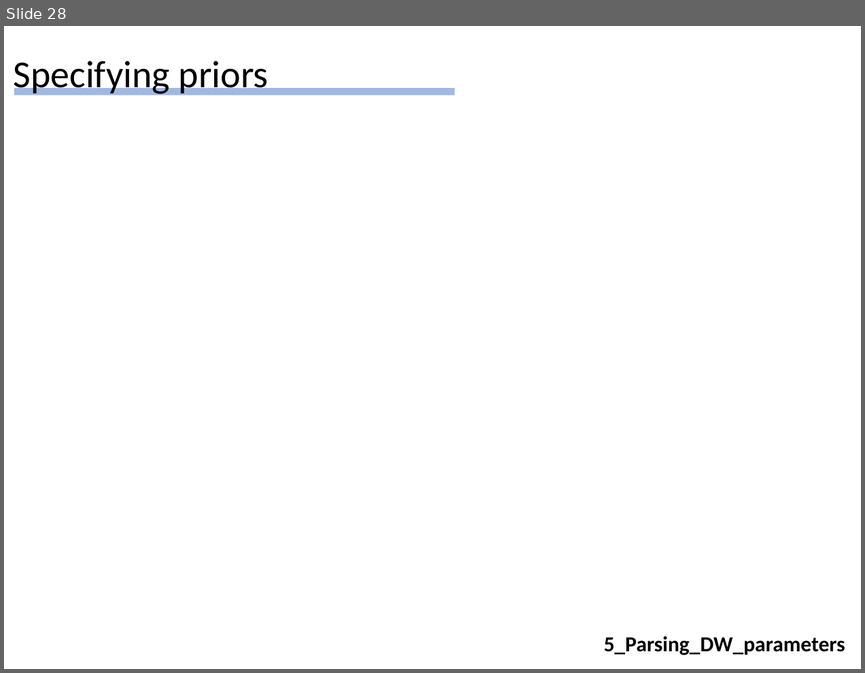
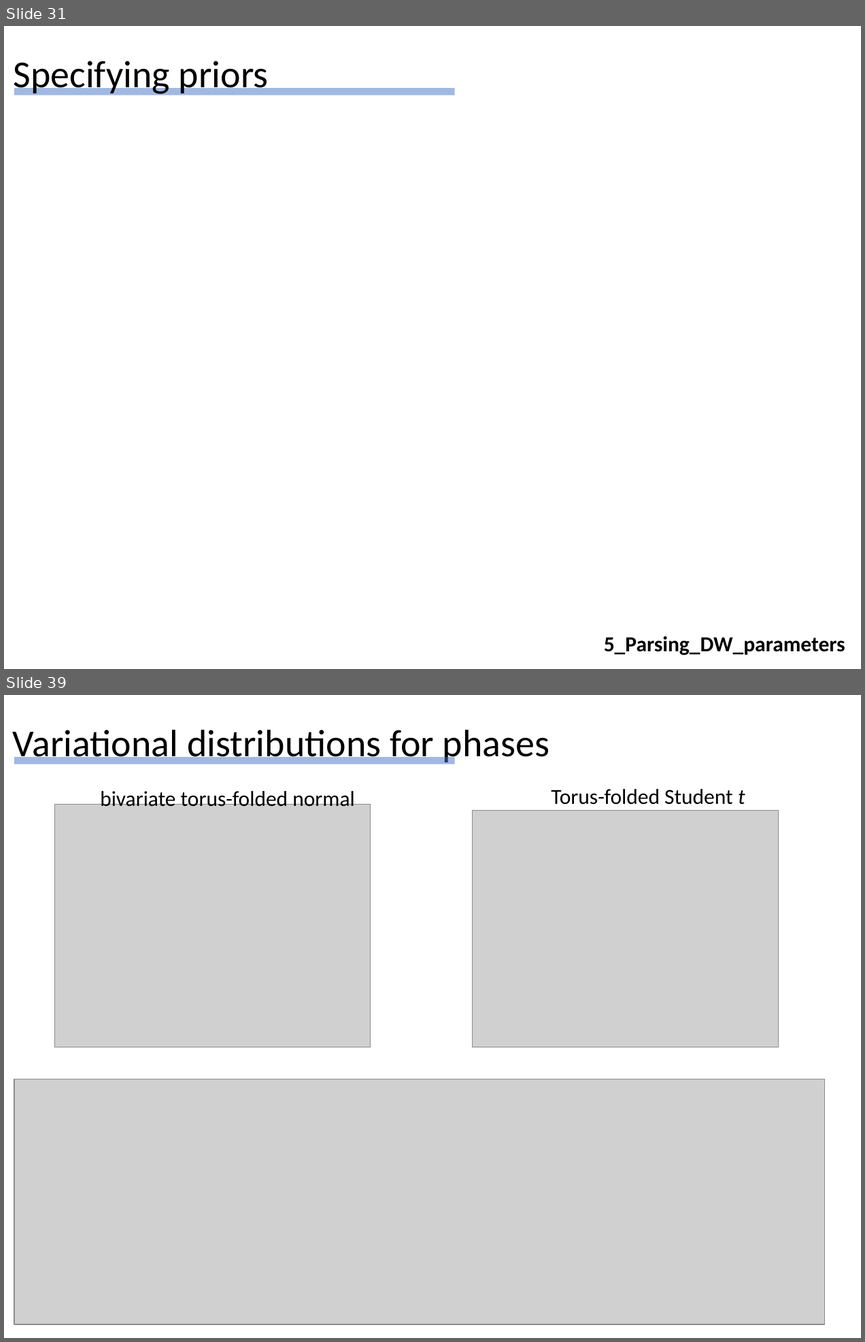
Before and after one commit to Hekstra-Lab/dw, a slide deck: Summary_of_findings_DH_20210218.pptx. Shown one above the other, each under a label of ours: slide 28 before the commit, slides 31 and 39 after it; the slides between them are not shown. The pictures are 865x673 and 865x1342 pixels, drawn with LibreOffice and Linux fonts; fonts in the diff are those of the drawing; grey boxes stand for pictures. Boxes give left, top, right and bottom in pixels: in the first picture for what was removed or moved away, otherwise in the second. Text is boxed around its words. In the diff, an @@ line names an element or a change of style, - is before the commit and + after.

Commit message:
updates for bivariate phase distributions in notebook 6

```diff
--- a/Summary_of_findings_DH_20210218.pptx
+++ b/Summary_of_findings_DH_20210218.pptx
@@ slide 39 added at [4, 695, 861, 1338], background #FFFFFF @@
@@ title added at [13, 730, 549, 764], 32 pt, text #000000 @@
+Variational distributions for phases
@@ line added from (14, 760) to (455, 760), #4472C4 6 pt @@
@@ text added at [100, 788, 355, 807], 18 pt, text #000000 @@
+bivariate torus-folded normal
@@ text added at [551, 789, 745, 804], 18 pt, text #000000 @@
+Torus-folded Student t
@@ picture added at [54, 804, 371, 1047] @@
@@ picture added at [473, 811, 779, 1047] @@
@@ picture added at [14, 1079, 825, 1324] @@
@@ what was slide 28 is now slide 31 @@
```
Also in this commit, not shown: 3 slides changed, 11 other slides added, 1 slide removed, 16 other files.
